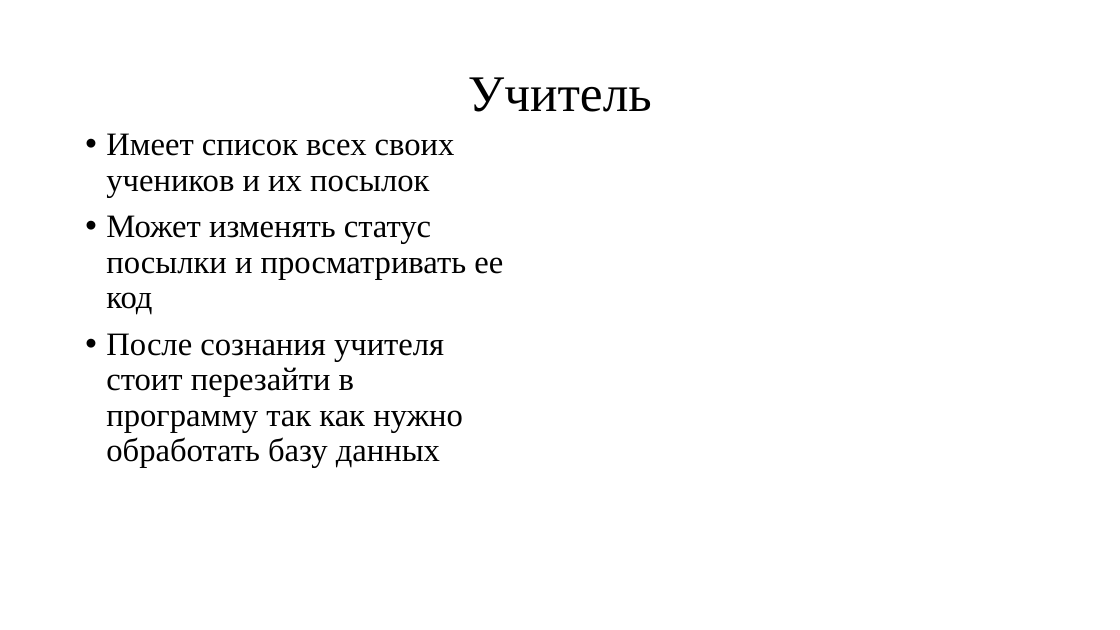
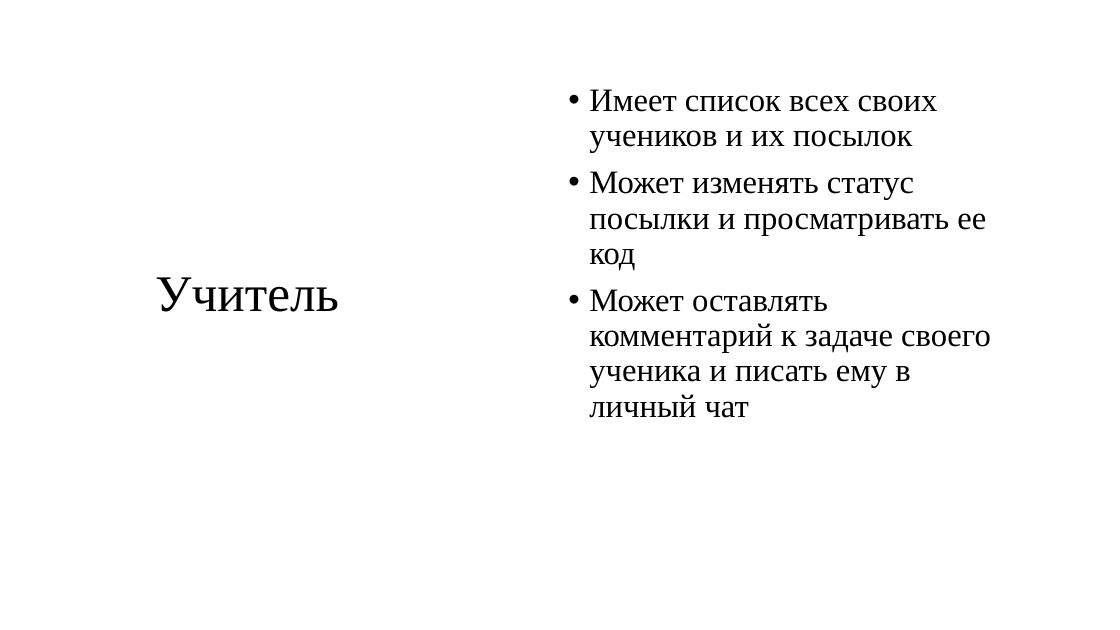
Before and after one commit to ClwnYeti/yandexwebdd, a slide deck: slide 4 of Сайт_Яндекс.pptx. Drawn at 1120x630 pixels with LibreOffice and Linux fonts; fonts in the diff are those of the drawing; background and template pictures are left out. Boxes give left, top, right and bottom in pixels: in the first picture for what was removed or moved away, otherwise in the second. Text is boxed around its words. In the diff, an @@ line names an element or a change of style, - is before the commit and + after.

```diff
--- a/Сайт_Яндекс.pptx
+++ b/Сайт_Яндекс.pptx
@@ text "Имеет список всех своих учеников ...": place and size @@
-text "Имеет список всех своих учеников ..." at (106, 133, 503, 467)
+text "Имеет список всех своих учеников ..." at (589, 89, 991, 418)
@@ title "Учитель": place and size @@
-title "Учитель" at (468, 77, 652, 112)
+title "Учитель" at (155, 277, 339, 312)
@@ text at (589, 289, 991, 418): text changed @@
-• После сознания учителя стоит перезайти в программу так как нужно обработать базу данных
+• Может оставлять комментарий к задаче своего ученика и писать ему в личный чат
```
Also in this commit, not shown: 3 other slides changed.
